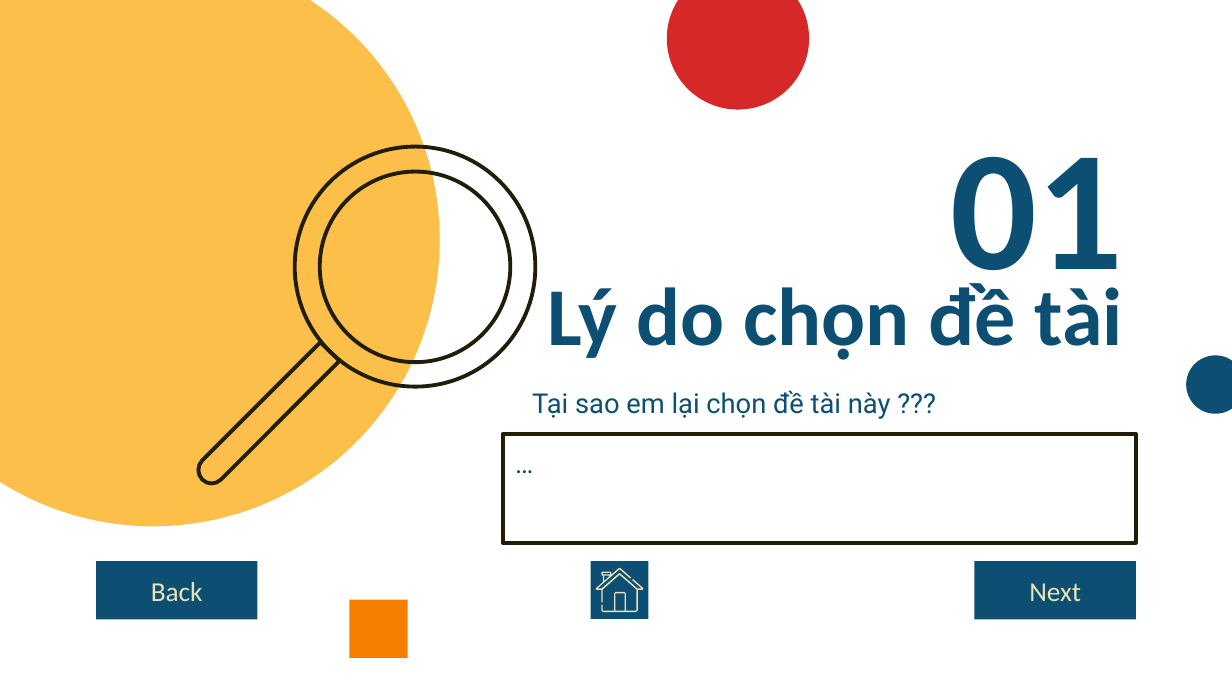
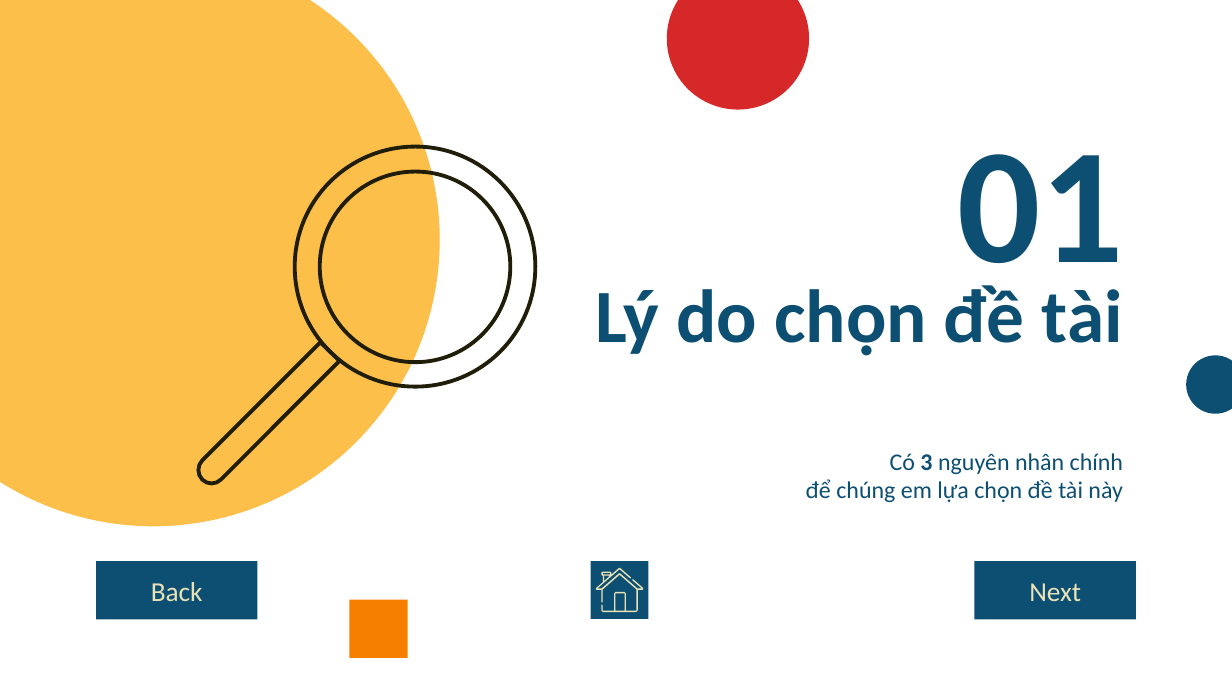
Before and after one commit to npackr/for-mqtt-dashboard, a slide deck: slide 5 of document/presentation.pptx. Drawn at 1232x693 pixels with LibreOffice and Linux fonts; fonts in the diff are those of the drawing. Boxes give left, top, right and bottom in pixels: in the first picture for what was removed or moved away, otherwise in the second. Text is boxed around its words. In the diff, an @@ line names an element or a change of style, - is before the commit and + after.

```diff
--- a/document/presentation.pptx
+++ b/document/presentation.pptx
@@ title "01" at (957,154,1123,300): size 100 to 96 pt @@
@@ title "Lý do chọn đề tài" at (595,285,1123,356): size 48 to 44 pt @@
@@ subtitle removed at (532,390,891,419) @@
-Tại sao em lại chọn đề tài này ???
@@ subtitle "Có 3 nguyên nhân chính": place and size @@
-subtitle "Có 3 nguyên nhân chính" at (503,434,1136,542)
+subtitle "Có 3 nguyên nhân chính" at (806,453,1123,502)
@@ subtitle "Có 3 nguyên nhân chính" at (806,453,1123,502): outline #201D09 2.25 pt to none @@
@@ subtitle at (806,453,1123,502): text changed; size 16 to 14 pt; font Roboto to Calibri @@
-…
+Có 3 nguyên nhân chính
+để chúng em lựa chọn đề tài này
```
Also in this commit, not shown: 10 other slides changed, 2 slides added, 2 slides removed.
